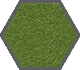
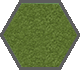
The second 80px x 70px image is a revision of the first. Changes to its layers:
moved "Sprite_FX_Grass_0001" above "Ebene 0", painted on it over [0, 1, 80, 70]
painted on "Ebene 0" over [3, 3, 78, 68]
